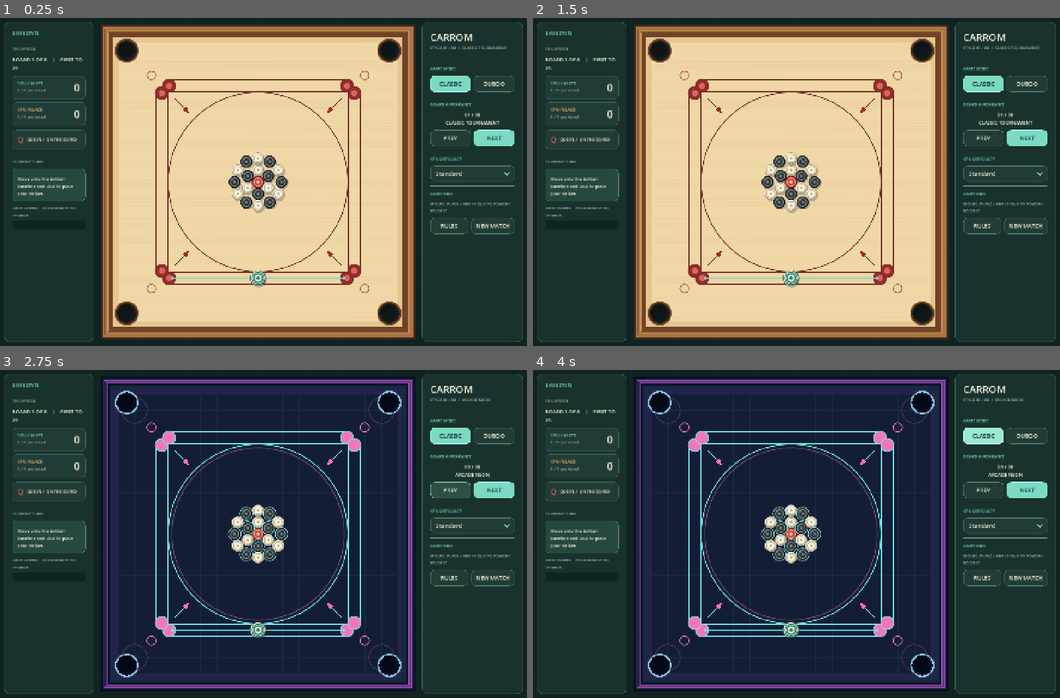
Above: before the commit, frames 1-4 (two rows, left to right).
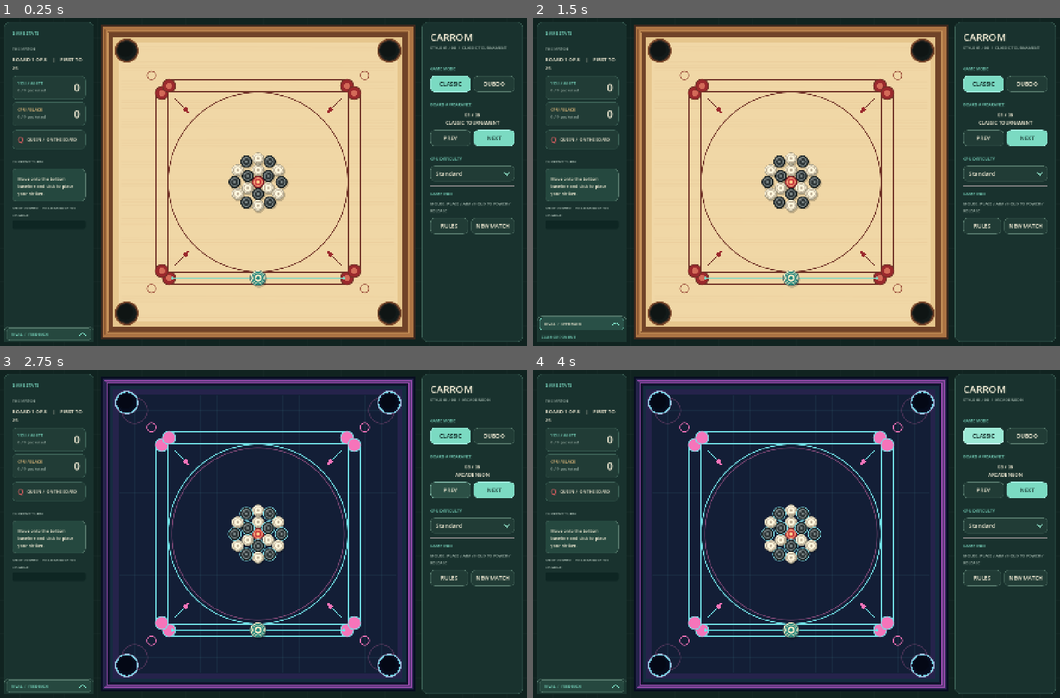
Above: after the commit, the same moments.

Repository: Tekknobot/carromclassic
Game: Godot game, scene res://scenes/main.tscn
Same seed, same stepped clock (60 frames per second), same inputs: the game is played once before the commit and once after it.
Inputs (mouse positions are in pixels of both pictures, inside the frame that each line leads up to):
- Up to frame 1 (0.25 s): no input
- Up to frame 2 (1.5 s): click (580, 332) at 0.5 s, where only the run after the commit has a clickable "RIVAL / FEEDBACK"; click (580, 31) at 1.25 s, where only the run after the commit has a clickable "BACK TO MATCH"
- Up to frame 3 (2.75 s): click "PREV" at 2 s
- Up to frame 4 (4 s): click "CLASSIC" at 2.75 s; click "CLASSIC" at 3.5 s

The runs differ from the first frame. In frame 1, 0.2% of the frame differs, in the area x 0-18%, y 94-99%; in frame 2, 0.8%, in the area x 0-18%, y 90-99%; in frame 3, 0.2%; in frame 4, 0.2%.

Commit message:
Club opponent personas and drawer.

Diff:
--- a/scripts/game.gd
+++ b/scripts/game.gd
@@ -28,6 +28,49 @@
 const DUBOO_MAX_SHOT_SPEED := 1080.0
 # Desktop stats dock width is independent of labels, scores, and window changes.
 const DESKTOP_STATS_WIDTH := 244.0
+# The opponent's portrait and biography live in a drawer INSIDE the left dock.
+# Only a slim handle remains at the bottom of the stats panel when closed.
+const RIVAL_DRAWER_HANDLE_HEIGHT := 42.0
+
+# Roster order matches the eight PNG portraits supplied with the project.
+# Shot preferences are small bonuses applied AFTER real collision prediction.
+# Each rival keeps Casual / Standard / Expert precision and planning budgets.
+const RIVALS := [
+	{"name": "DIEGO SOLIS", "alias": "KICKFLIP", "type": "THE SKATEBOARDER",
+	 "bio": "A backstreet skater who sees angles where others see walls. Loves bold rebounds and quick recoveries.",
+	 "bias": {"bank": 23.0, "combo": 11.0, "touch": -6.0, "safety": -11.0}, "quota": [-3, 2, 1, 0], "position": 0.75, "multi": 1.05},
+	{"name": "VIKTOR MARKOVIC", "alias": "VELVET KNUCKLES", "type": "THE GANGSTER",
+	 "bio": "Never shows his hand. Favors safe finishes, controlled power, and leaving you with the harder shot.",
+	 "bias": {"touch": 17.0, "direct": 9.0, "safety": 15.0, "bank": -9.0}, "quota": [1, -1, -1, 1], "position": 1.55, "multi": 0.9},
+	{"name": "AIKO SATO", "alias": "FEEDBACK", "type": "THE ROCKER",
+	 "bio": "Plays every round like a live set. Thrives on lively breaks, chain reactions, and loud combinations.",
+	 "bias": {"combo": 23.0, "clear": 10.0, "direct": 5.0, "safety": -9.0}, "quota": [-2, 0, 3, -1], "position": 0.65, "multi": 1.5},
+	{"name": "ROWAN VALE", "alias": "STATIC", "type": "THE PUNK",
+	 "bio": "Hates the obvious route. Will try a wild cushion line when a safer shot is staring them in the face.",
+	 "bias": {"bank": 28.0, "combo": 18.0, "clear": 12.0, "direct": -9.0}, "quota": [-3, 3, 1, -1], "position": 0.6, "multi": 1.1},
+	{"name": "NIA OKAFOR", "alias": "SPRINT", "type": "THE ATHLETE",
+	 "bio": "Disciplined and relentless. Favors clean lanes, repeatable precision, and fast, decisive finishes.",
+	 "bias": {"direct": 21.0, "touch": 17.0, "combo": -4.0, "safety": -9.0}, "quota": [3, -1, -1, -1], "position": 1.05, "multi": 1.0},
+	{"name": "LEILA RAHMAN", "alias": "VELOUR", "type": "THE MODEL",
+	 "bio": "Unhurried and immaculate. Prefers a delicate touch and tidy board control over risky theatrics.",
+	 "bias": {"touch": 26.0, "direct": 11.0, "safety": 8.0, "bank": -10.0}, "quota": [2, -1, -1, 0], "position": 1.3, "multi": 0.85},
+	{"name": "MALIK BAPTISTE", "alias": "VERSE", "type": "THE RAPPER",
+	 "bio": "Finds rhythm in every collision. Builds momentum through combinations and is always chasing the double.",
+	 "bias": {"combo": 27.0, "bank": 11.0, "direct": 2.0, "safety": -8.0}, "quota": [-2, 0, 3, -1], "position": 0.8, "multi": 1.65},
+	{"name": "HANA PARK", "alias": "GHOSTWIRE", "type": "THE HACKER",
+	 "bio": "Reads the board like a system. Values quiet positioning, blocked lanes, and the precise shot nobody expected.",
+	 "bias": {"safety": 24.0, "clear": 12.0, "touch": 12.0, "bank": 5.0}, "quota": [-2, 0, 0, 2], "position": 1.85, "multi": 1.0}
+]
+const RIVAL_PORTRAITS := [
+	preload("res://portraits/rival_01_skateboarder.png"),
+	preload("res://portraits/rival_02_gangster.png"),
+	preload("res://portraits/rival_03_rocker.png"),
+	preload("res://portraits/rival_04_punk.png"),
+	preload("res://portraits/rival_05_athlete.png"),
+	preload("res://portraits/rival_06_model.png"),
+	preload("res://portraits/rival_07_rapper.png"),
+	preload("res://portraits/rival_08_hacker.png")
+]
 
 var duboo_mode := false
 var mode_bar: HBoxContainer
@@ -56,6 +99,27 @@
 var cpu_time := 0.0
 var cpu_queued_shot: Dictionary = {}
 var cpu_skill := 1
+var rival_index := 0
+var rival_results: Dictionary = {}  # classic_0 -> [player wins, CPU wins, draws]
+var rival_match_recorded := false
+var rival_portrait: TextureRect
+var rival_name: Label
+var rival_alias: Label
+var rival_type: Label
+var rival_bio: Label
+var rival_record: Label
+var rival_prev_button: Button
+var rival_next_button: Button
+var rival_drawer: Panel
+var rival_drawer_handle: Button
+var rival_drawer_scroll: ScrollContainer
+var rival_drawer_chevron: Line2D
+var rival_drawer_open := false
+var rival_drawer_tween: Tween
+var mobile_rival_name: Label
+var mobile_rival_bio: Label
+var mobile_rival_prev: Button
+var mobile_rival_next: Button
 # Per-turn incremental physics search. Each difficulty gets its own budget.
 var cpu_plan_candidates: Array[Dictionary] = []
 var cpu_plan_ranked: Array[Dictionary] = []
@@ -382,7 +446,8 @@
 	margin.add_theme_constant_override("margin_left", 22)
 	margin.add_theme_constant_override("margin_right", 22)
 	margin.add_theme_constant_override("margin_top", 22)
-	margin.add_theme_constant_override("margin_bottom", 22)
+	# Leave the bottom drawer tab clear of scrolling match information.
+	margin.add_theme_constant_override("margin_bottom", 58 if stats_panel == null else 22)
 	var scroll := ScrollContainer.new()
 	# Keep any unexpectedly long strings inside the clipped dock rather than
 	# allowing the ScrollContainer's child minimum width to alter its parent.
@@ -496,6 +561,9 @@
 	next_button = _make_button(stats, "NEXT BOARD", true)
 	next_button.pressed.connect(_next_board)
 	next_button.visible = false
+	# The opponent profile is independent of the scrolling stats content.
+	# Its collapsed handle stays visible; opening it never changes dock width.
+	_build_rival_drawer()
 
 	# RIGHT: Identity, game mode and all adjustable information/actions.
 	var info := _sidebar_panel()
@@ -556,6 +624,246 @@
 	restart_button.pressed.connect(_new_match)
 	_build_rules_overlay()
 
+func _build_rival_drawer() -> void:
+	# This is a *child* of stats_panel, not a sibling in the board layout.
+	# It slides vertically within exactly the existing 244px dock bounds.
+	rival_drawer = Panel.new()
+	rival_drawer.name = "RivalDrawer"
+	rival_drawer.clip_contents = true
+	rival_drawer.mouse_filter = Control.MOUSE_FILTER_STOP
+	var drawer_skin := _style(Color("#1b3731"), EDGE, 12)
+	drawer_skin.content_margin_left = 0.0
+	drawer_skin.content_margin_right = 0.0
+	drawer_skin.content_margin_top = 0.0
+	drawer_skin.content_margin_bottom = 0.0
+	rival_drawer.add_theme_stylebox_override("panel", drawer_skin)
+	stats_panel.add_child(rival_drawer)
+
+	rival_drawer_handle = Button.new()
+	rival_drawer_handle.name = "RivalDrawerHandle"
+	rival_drawer_handle.alignment = HORIZONTAL_ALIGNMENT_LEFT
+	rival_drawer_handle.clip_text = true
+	rival_drawer_handle.mouse_default_cursor_shape = Control.CURSOR_POINTING_HAND
+	rival_drawer_handle.focus_mode = Control.FOCUS_NONE
+	rival_drawer_handle.add_theme_font_size_override("font_size", 11)
+	for state in ["normal", "hover", "pressed", "disabled"]:
+		var fill := Color("#295047") if state == "hover" else Color("#26483f")
+		var edge := MINT if state == "hover" else EDGE
+		var head_style := _style(fill, edge, 8)
+		head_style.content_margin_left = 12.0
+		head_style.content_margin_right = 36.0
+		head_style.content_margin_top = 3.0
+		head_style.content_margin_bottom = 3.0
+		rival_drawer_handle.add_theme_stylebox_override(state, head_style)
+	rival_drawer_handle.add_theme_stylebox_override("focus", StyleBoxEmpty.new())
+	rival_drawer_handle.add_theme_color_override("font_color", MINT)
+	rival_drawer_handle.add_theme_color_override("font_hover_color", TEXT)
+	rival_drawer_handle.add_theme_color_override("font_pressed_color", TEXT)
+	rival_drawer_handle.pressed.connect(_toggle_rival_drawer)
+	rival_drawer.add_child(rival_drawer_handle)
+
+	# Draw the chevron ourselves: no dependency on special font characters.
+	rival_drawer_chevron = Line2D.new()
+	rival_drawer_chevron.points = PackedVector2Array([
+		Vector2(-10.0, 4.0), Vector2(0.0, -4.0), Vector2(10.0, 4.0)
+	])
+	rival_drawer_chevron.width = 2.4
+	rival_drawer_chevron.default_color = MINT
+	rival_drawer_chevron.antialiased = true
+	rival_drawer_handle.add_child(rival_drawer_chevron)
+
+	rival_drawer_scroll = ScrollContainer.new()
+	rival_drawer_scroll.name = "RivalDrawerContent"
+	rival_drawer_scroll.horizontal_scroll_mode = ScrollContainer.SCROLL_MODE_DISABLED
+	rival_drawer_scroll.vertical_scroll_mode = ScrollContainer.SCROLL_MODE_AUTO
+	rival_drawer_scroll.clip_contents = true
+	rival_drawer.add_child(rival_drawer_scroll)
+	var content := VBoxContainer.new()
+	content.name = "RivalProfile"
+	content.size_flags_horizontal = Control.SIZE_EXPAND_FILL
+	content.add_theme_constant_override("separation", 8)
+	rival_drawer_scroll.add_child(content)
+	_build_rival_card(content)
+	_refresh_rival_drawer_handle()
+
+func _refresh_rival_drawer_handle() -> void:
+	if rival_drawer_handle == null:
+		return
+	if rival_drawer_open:
+		rival_drawer_handle.text = "BACK TO MATCH"
+	else:
+		rival_drawer_handle.text = "RIVAL  /  " + str(RIVALS[rival_index]["alias"])
+	if rival_drawer_chevron != null:
+		rival_drawer_chevron.rotation = PI if rival_drawer_open else 0.0
+
+func _layout_rival_drawer() -> void:
+	if rival_drawer == null or stats_panel == null:
+		return
+	# Resizing is authoritative: no old tween can leave the drawer partly out.
+	if rival_drawer_tween != null and rival_drawer_tween.is_running():
+		rival_drawer_tween.kill()
+	var width := stats_panel.size.x
+	var height := stats_panel.size.y
+	rival_drawer.size = Vector2(width, height)
+	rival_drawer.position = Vector2(0.0, 0.0 if rival_drawer_open else maxf(0.0, height - RIVAL_DRAWER_HANDLE_HEIGHT))
+	rival_drawer_handle.position = Vector2(7.0, 4.0)
+	rival_drawer_handle.size = Vector2(maxf(0.0, width - 14.0), RIVAL_DRAWER_HANDLE_HEIGHT - 8.0)
+	rival_drawer_chevron.position = Vector2(rival_drawer_handle.size.x - 23.0, rival_drawer_handle.size.y * 0.5)
+	rival_drawer_scroll.position = Vector2(12.0, RIVAL_DRAWER_HANDLE_HEIGHT + 6.0)
+	rival_drawer_scroll.size = Vector2(maxf(0.0, width - 24.0), maxf(0.0, height - RIVAL_DRAWER_HANDLE_HEIGHT - 20.0))
+
+func _toggle_rival_drawer() -> void:
+	if portrait_touch or rival_drawer == null:
+		return
+	rival_drawer_open = not rival_drawer_open
+	if rival_drawer_tween != null and rival_drawer_tween.is_running():
+		rival_drawer_tween.kill()
+	var target_y := 0.0 if rival_drawer_open else maxf(0.0, stats_panel.size.y - RIVAL_DRAWER_HANDLE_HEIGHT)
+	rival_drawer_tween = create_tween()
+	rival_drawer_tween.set_trans(Tween.TRANS_CUBIC)
+	rival_drawer_tween.set_ease(Tween.EASE_OUT)
+	rival_drawer_tween.tween_property(rival_drawer, "position:y", target_y, 0.27)
+	_refresh_rival_drawer_handle()
+	if rival_drawer_open:
+		rival_drawer_scroll.scroll_vertical = 0
+	if sound_click != null:
+		sound_click.play()
+
+func _build_rival_card(parent: VBoxContainer) -> void:
+	# Fixed-width opponent card with vertically stacked identity.
+	_label(parent, "CLUB OPPONENT", 11, MINT)
+
+	var card := PanelContainer.new()
+	var skin := _style(PANEL_ALT, EDGE_SOFT, 10)
+	skin.content_margin_left = 8.0
+	skin.content_margin_right = 8.0
+	skin.content_margin_top = 9.0
+	skin.content_margin_bottom = 9.0
+	card.add_theme_stylebox_override("panel", skin)
+	card.size_flags_horizontal = Control.SIZE_EXPAND_FILL
+	parent.add_child(card)
+
+	var column := VBoxContainer.new()
+	column.add_theme_constant_override("separation", 6)
+	column.size_flags_horizontal = Control.SIZE_EXPAND_FILL
+	card.add_child(column)
+
+	# Portrait - full card width, above all identity text.
+	rival_portrait = TextureRect.new()
+	rival_portrait.custom_minimum_size = Vector2(0.0, 180.0)
+	rival_portrait.expand_mode = TextureRect.EXPAND_IGNORE_SIZE
+	rival_portrait.stretch_mode = TextureRect.STRETCH_KEEP_ASPECT_COVERED
+	rival_portrait.clip_contents = true
+	rival_portrait.size_flags_horizontal = Control.SIZE_EXPAND_FILL
+	column.add_child(rival_portrait)
+
+	# Identity - stacked vertically below portrait.
+	var text_column := VBoxContainer.new()
+	text_column.add_theme_constant_override("separation", 2)
+	text_column.size_flags_horizontal = Control.SIZE_EXPAND_FILL
+	column.add_child(text_column)
+
+	rival_type = _label(
+		text_column, "THE SKATEBOARDER", 10, MUTED, true
+	)
+
+	rival_name = _label(
+		text_column, "DIEGO SOLIS", 13, TEXT, true
+	)
+
+	rival_alias = _label(
+		text_column, "KICKFLIP", 11, GOLD, true
+	)
+
+	# Biography.
+	rival_bio = _label(column, "", 11, MUTED, true)
+
+	# Head-to-head record.
+	rival_record = _label(column, "", 10, MINT, true)
+
+	# Opponent navigation.
+	var nav := HBoxContainer.new()
+	nav.add_theme_constant_override("separation", 6)
+	column.add_child(nav)
+
+	rival_prev_button = _make_button(nav, "PREV")
+	rival_next_button = _make_button(nav, "NEXT")
+
+	for button in [rival_prev_button, rival_next_button]:
+		button.size_flags_horizontal = Control.SIZE_EXPAND_FILL
+		button.custom_minimum_size.y = 29.0
+		button.add_theme_font_size_override("font_size", 11)
+
+		for state in ["normal", "hover", "pressed", "disabled"]:
+			var style := button.get_theme_stylebox(state).duplicate() as StyleBoxFlat
+			style.content_margin_top = 3.0
+			style.content_margin_bottom = 3.0
+			style.content_margin_left = 6.0
+			style.content_margin_right = 6.0
+			button.add_theme_stylebox_override(state, style)
+
+	rival_prev_button.pressed.connect(
+		func() -> void: _set_rival(rival_index - 1)
+	)
+	rival_next_button.pressed.connect(
+		func() -> void: _set_rival(rival_index + 1)
+	)
+
+	_refresh_rival_card()
+
+func _rival_key() -> String:
+	return "%s_%d" % ["duboo" if duboo_mode else "classic", rival_index]
+
+func _refresh_rival_card() -> void:
+	if rival_portrait == null:
+		return
+	var profile: Dictionary = RIVALS[rival_index]
+	rival_portrait.texture = RIVAL_PORTRAITS[rival_index]
+	rival_name.text = str(profile["name"])
+	rival_alias.text = str(profile["alias"])
+	rival_type.text = str(profile["type"])
+	rival_bio.text = str(profile["bio"])
+	_refresh_rival_drawer_handle()
+	var results: Array = rival_results.get(_rival_key(), [0, 0, 0])
+	rival_record.text = "VS YOU  %d W  /  %d L  /  %d D" % [int(results[1]), int(results[0]), int(results[2])]
+	if mobile_rival_name != null:
+		_mobile_refresh_menu()
+
+func _set_rival(next_index: int) -> void:
+	var new_index := posmod(next_index, RIVALS.size())
+	if new_index == rival_index:
+		return
+	rival_index = new_index
+	var config := ConfigFile.new()
+	if FileAccess.file_exists(SETTINGS_PATH):
+		config.load(SETTINGS_PATH)
+	config.set_value("rivals", "selected", rival_index)
+	config.save(SETTINGS_PATH)
+	_refresh_rival_card()
+	# Avoid swapping a CPU's identity midway through its active match.
+	_new_match()
+	if sound_click != null:
+		sound_click.play()
+
+func _record_rival_match(result: int) -> void:
+	# result 0 = human win; 1 = rival win; 2 = draw.
+	if rival_match_recorded:
+		return
+	rival_match_recorded = true
+	var key := _rival_key()
+	var counts: Array = rival_results.get(key, [0, 0, 0]).duplicate()
+	counts[clampi(result, 0, 2)] = int(counts[clampi(result, 0, 2)]) + 1
+	rival_results[key] = counts
+	var config := ConfigFile.new()
+	if FileAccess.file_exists(SETTINGS_PATH):
+		config.load(SETTINGS_PATH)
+	config.set_value("rivals", key + "_win", int(counts[0]))
+	config.set_value("rivals", key + "_loss", int(counts[1]))
+	config.set_value("rivals", key + "_draw", int(counts[2]))
+	config.set_value("rivals", "selected", rival_index)
+	config.save(SETTINGS_PATH)
+	_refresh_rival_card()
+
 func _mobile_label(parent: Node, value: String, font_size: int, color: Color) -> Label:
 	var label := _label(parent, value, font_size, color, false)
 	label.vertical_alignment = VERTICAL_ALIGNMENT_CENTER
@@ -745,6 +1053,25 @@
 		b.pressed.connect(_mobile_set_difficulty.bind(i))
 		mobile_menu_difficulties.append(b)
 
+	var rival_divider := HSeparator.new()
+	rival_divider.add_theme_color_override("color", EDGE_SOFT)
+	menu_content.add_child(rival_divider)
+	_label(menu_content, "YOUR RIVAL", 12, MINT)
+	var mobile_rival_row := HBoxContainer.new()
+	mobile_rival_row.name = "MenuRivalChoices"
+	mobile_rival_row.add_theme_constant_override("separation", 7)
+	menu_content.add_child(mobile_rival_row)
+	mobile_rival_prev = _make_button(mobile_rival_row, "PREV")
+	mobile_rival_prev.size_flags_horizontal = Control.SIZE_SHRINK_BEGIN
+	mobile_rival_prev.pressed.connect(func() -> void: _set_rival(rival_index - 1))
+	mobile_rival_name = _label(mobile_rival_row, "DIEGO SOLIS", 14, TEXT, true)
+	mobile_rival_name.horizontal_alignment = HORIZONTAL_ALIGNMENT_CENTER
+	mobile_rival_name.vertical_alignment = VERTICAL_ALIGNMENT_CENTER
+	mobile_rival_next = _make_button(mobile_rival_row, "NEXT")
+	mobile_rival_next.size_flags_horizontal = Control.SIZE_SHRINK_END
+	mobile_rival_next.pressed.connect(func() -> void: _set_rival(rival_index + 1))
+	mobile_rival_bio = _label(menu_content, "", 12, MUTED, true)
+
 	var actions_divider := HSeparator.new()
 	actions_divider.add_theme_color_override("color", EDGE_SOFT)
 	menu_content.add_child(actions_divider)
@@ -820,6 +1147,10 @@
 	mobile_menu_style_count.text = "%02d / %02d" % [index + 1, names.size()]
 	for i in range(mobile_menu_difficulties.size()):
 		_mobile_button_skin(mobile_menu_difficulties[i], i == cpu_skill, mobile_mobile_scale)
+	if mobile_rival_name != null:
+		var selected: Dictionary = RIVALS[rival_index]
+		mobile_rival_name.text = str(selected["name"]) + "\n" + str(selected["alias"])
+		mobile_rival_bio.text = str(selected["bio"]) + "  Changing rivals starts a fresh match."
 	if mobile_menu_restart != null:
 		mobile_menu_restart.text = "NEW BOARD" if duboo_mode else "RESTART"
 	if mobile_menu_next_board != null:
@@ -991,6 +1322,7 @@
 	if portrait_touch:
 		rules_body.text += "\n\nPORTRAIT TOUCH CONTROLS\nDrag the striker along the lower baseline to place it. Touch PULL BA …(202 unchanged characters)…
 	_refresh_board_style_ui()
+	_refresh_rival_card()
 	_mobile_sync()
 	board.queue_redraw()
 
@@ -1044,6 +1376,7 @@
 	board.position = Vector2(board_left + 43.0 * scale_value, board_top + 43.0 * scale_value)
 	stats_panel.position = Vector2(gutter, gutter)
 	stats_panel.size = Vector2(stats_w, maxf(170.0, sz.y - 2.0 * gutter))
+	_layout_rival_drawer()
 	side_panel.position = Vector2(sz.x - info_w - gutter, gutter)
 	side_panel.size = Vector2(info_w, maxf(170.0, sz.y - 2.0 * gutter))
 	cpu_selector.get_popup().min_size = Vector2i(maxi(176, int(info_w - 44.0)), 0)
@@ -1218,6 +1551,12 @@
 	for b in mobile_menu_difficulties:
 		b.custom_minimum_size.y = 48.0 * u
 		b.add_theme_font_size_override("font_size", maxi(12, int(round(13.5 * u))))
+	for b in [mobile_rival_prev, mobile_rival_next]:
+		b.custom_minimum_size = Vector2(62.0 * u, 44.0 * u)
+		b.add_theme_font_size_override("font_size", maxi(12, int(round(13.0 * u))))
+		_mobile_button_skin(b, false, u)
+	mobile_rival_name.add_theme_font_size_override("font_size", maxi(12, int(round(14.0 * u))))
+	mobile_rival_bio.add_theme_font_size_override("font_size", maxi(11, int(round(12.0 * u))))
 	var actions := content.get_node("MenuActions") as HBoxContainer
 	actions.add_theme_constant_override("separation", maxi(7, int(round(9.0 * u))))
 	for b in [mobile_menu_rules, mobile_menu_restart, mobile_menu_next_board]:
@@ -1229,10 +1568,15 @@
 	_mobile_refresh_menu()
 
 func _load_board_style() -> void:
+	rival_index = randi_range(0, RIVALS.size() - 1)
 	var config := ConfigFile.new()
 	if FileAccess.file_exists(SETTINGS_PATH) and config.load(SETTINGS_PATH) == OK:
 		board_style_index = clampi(int(config.get_value("appearance", "board_style", 0)), 0, CarromBoard.STYLE_NAMES.size() - 1)
 		duboo_style_index = clampi(int(config.get_value("appearance", "duboo_table_style", 0)), 0, CarromBoard.DUBOO_STYLE_NAMES.size() - 1)
+		for game in ["classic", "duboo"]:
+			for idx in range(RIVALS.size()):
+				var key := "%s_%d" % [game, idx]
+				rival_results[key] = [int(config.get_value("rivals", key + "_win", 0)), int(config.get_value("rivals", key + "_loss", 0)), int(config.get_value("rivals", key + "_draw", 0))]
 
 func _save_board_style() -> void:
 	var config := ConfigFile.new()
@@ -1279,6 +1623,7 @@
 	queen_owner = -1
 	pending_queen = -1
 	winner = -1
+	rival_match_recorded = false
 	_begin_board()
 
 func _begin_board() -> void:
@@ -1323,7 +1668,7 @@
 	if player_turn == 0:
 		_set_status("YOUR BREAK" if board_number == 1 else "YOUR TURN", "Move onto the bottom baseline and click to place your striker.")
 	else:
-		_set_status("CPU BREAK", "The computer is looking for its opening shot.")
+		_set_status("CPU BREAK", "%s is studying the opening." % str(RIVALS[rival_index]["alias"]))
 	_refresh_ui()
 	board.queue_redraw()
 
@@ -1873,7 +2218,7 @@
 		board.side = 1
 		_place_striker(1, 340.0)
 		cpu_time = 0.85
-		_set_status("CPU TURN  /  BLACK", result + " Computer is choosing its shot.")
+		_set_status("CPU TURN  /  BLACK", result + " %s is choosing a shot." % str(RIVALS[rival_index]["alias"]))
 	_refresh_ui()
 	board.queue_redraw()
 
@@ -1881,6 +2226,7 @@
 	winner = board_winner
 	if duboo_mode:
 		phase = "match_over"
+		_record_rival_match(board_winner)
 		board.display_striker = false
 		board.show_aim = false
 		_set_status("YOU WIN DUBOO!" if board_winner == 0 else "CPU WINS DUBOO", reason + "  Select NEW BOARD to play again.")
@@ -1903,6 +2249,7 @@
 	if match_over:
 		phase = "match_over"
 		var match_winner := 0 if totals[0] > totals[1] else 1
+		_record_rival_match(2 if totals[0] == totals[1] else match_winner)
 		if totals[0] == totals[1]:
 			_set_status("MATCH TIED", "Eight boards completed with equal points. Select NEW MATCH to play again.")
 		else:
@@ -2058,7 +2405,10 @@
 	# Reserve slots for non-direct ideas even when simple pockets are present.
 	# Casual, Standard, Expert differ in BOTH search depth and shot precision.
 	var quotas: Array = [[7, 1, 1, 3], [12, 4, 3, 5], [19, 7, 6, 7]]
-	var limits: Array = quotas[clampi(cpu_skill, 0, 2)]
+	var limits: Array = (quotas[clampi(cpu_skill, 0, 2)] as Array).duplicate()
+	var quota_change: Array = RIVALS[rival_index]["quota"]
+	for i in range(4):
+		limits[i] = maxi(0, int(limits[i]) + int(quota_change[i]))
 	_cpu_reserve_candidates(direct, int(limits[0]), 3)
 	_cpu_reserve_candidates(banks, int(limits[1]), 2)
 	_cpu_reserve_candidates(combos, int(limits[2]), 2)
@@ -2184,8 +2534,9 @@
 			"striker": fouled = true
 	var initial_black: int = _pocketed_count("black")
 	var score: float = 160.0 * own - 135.0 * other
+	var personality: Dictionary = RIVALS[rival_index]
 	if own >= 2:
-		score += 42.0 * float(own - 1)  # A genuine multi-pocket is worth pursuing.
+		score += 42.0 * float(own - 1) * float(personality["multi"])
 	if fouled:
 		score -= 390.0
 	if queen:
@@ -2203,13 +2554,17 @@
 		else:
 			score -= 600.0  # Never deliberately lose by finishing too early.
 	var after_value: float = _cpu_position_value(test)
-	score += clampf((after_value - cpu_plan_base_value) * 0.55, -38.0, 38.0)
+	score += clampf((after_value - cpu_plan_base_value) * 0.55 * float(personality["position"]), -55.0, 55.0)
 	if own == 0:
 		score -= 22.0  # Losing your turn has a tactical cost.
 	if own == 0 and other == 0 and not queen:
 		score -= 8.0  # Discourage pointless hard breaks once spread out.
 	# Prefer reliable, short execution when simulated outcomes tie.
 	score += float(candidate["seed"]) * 0.038
+	# Preference matters on comparable outcomes; pocket count, Queen rules,
+	# and fouls still dominate. No artificial successes or physics changes.
+	var biases: Dictionary = personality["bias"]
+	score += float(biases.get(str(candidate.get("style", "direct")), 0.0))
 	return score
 
 func _cpu_search_frame() -> void:
@@ -2250,5 +2605,5 @@
 	board.queue_redraw()
 	phase = "cpu_aim"
 	cpu_time = 0.60
-	_set_status("CPU AIMING", "The computer has selected a shot.")
+	_set_status("CPU AIMING", "%s is lining up a shot." % str(RIVALS[rival_index]["alias"]))
 	_refresh_ui()
Not shown, changed: Icon/pizzza-icon.png.import
Not shown, changed: assets/difficulty_arrow_desktop.png.import
Not shown, changed: assets/difficulty_arrow_mobile.png.import
Binary file removed: portraits/ChatGPT Image Oct 14, 2026, 01_42_09 AM-1.png
Binary file removed: portraits/ChatGPT Image Oct 14, 2026, 01_42_11 AM-2.png
Binary file removed: portraits/ChatGPT Image Oct 14, 2026, 01_42_12 AM-3.png
Binary file removed: portraits/ChatGPT Image Oct 14, 2026, 01_42_14 AM-4.png
Binary file removed: portraits/ChatGPT Image Oct 14, 2026, 01_42_16 AM-5.png
Binary file removed: portraits/ChatGPT Image Oct 14, 2026, 01_42_17 AM-6.png
Binary file removed: portraits/ChatGPT Image Oct 14, 2026, 01_42_19 AM-7.png
Binary file removed: portraits/ChatGPT Image Oct 14, 2026, 01_42_21 AM-8.png
Binary file added: portraits/rival_01_skateboarder.png
(and 16 more such lines)
